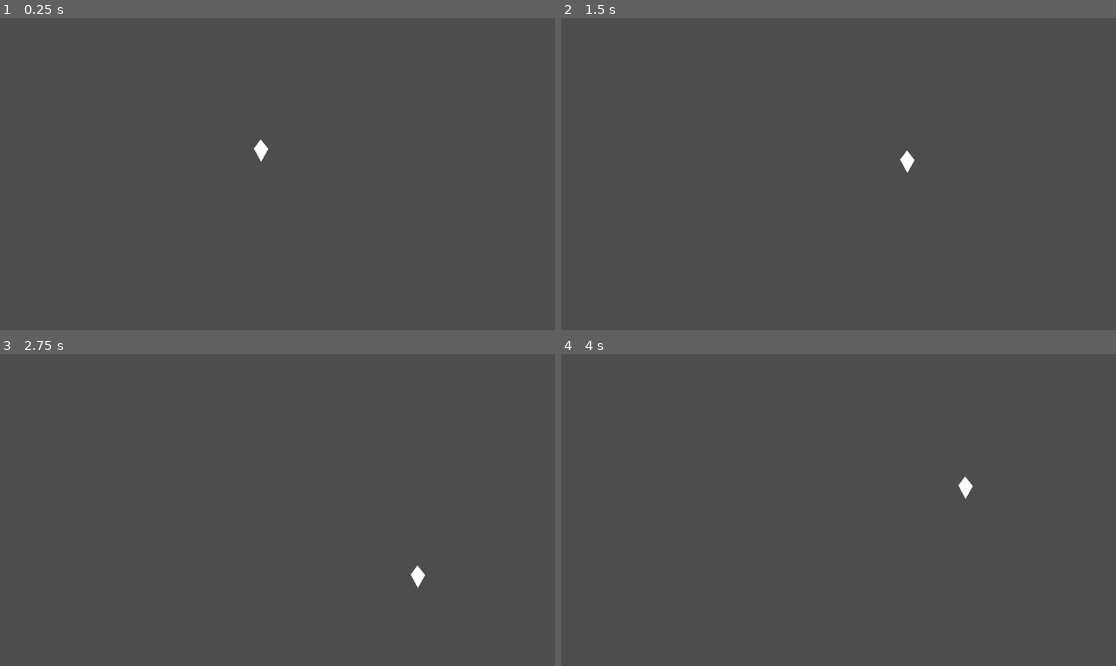
Above: before the commit, frames 1-4 (two rows, left to right).
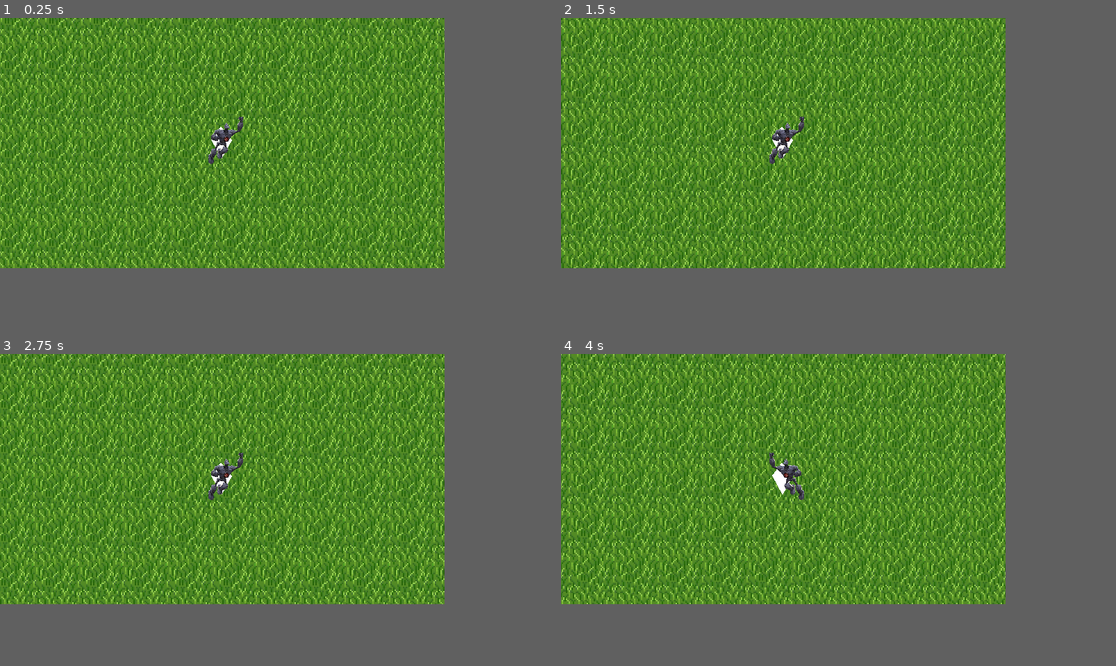
Above: after the commit, the same moments.

Repository: TNT-A/godot-baubleheads-project
Game: Godot game, scene res://testing/testing.tscn
Same seed, same stepped clock (60 frames per second), same inputs: the game is played once before the commit and once after it. Before the commit the project starts from res://testing.tscn.
Inputs:
- Up to frame 1 (0.25 s): no input
- Up to frame 2 (1.5 s): tap Enter at 0.5 s; hold D (Move_Right) 0.53-1.28 s; hold S (Move_Down) from 1.28 s (still down)
- Up to frame 3 (2.75 s): release S (Move_Down) at 2.03 s; hold D (Move_Right) from 2.03 s (still down)
- Up to frame 4 (4 s): release D (Move_Right) at 2.78 s; hold W (Move_Up) 2.78-3.53 s; hold A (Move_Left) from 3.53 s (still down)
The window is 799x449 before the commit and 640x360 after it. Grey fills any space a smaller window leaves; there, only what the larger window draws over its background counts as a difference.

The runs differ from the first frame. In frame 1, 64% of the frame differs, in the area x 0-81%, y 0-81%; in frame 2, 64%; in frame 3, 64%; in frame 4, 64%.

Commit message:
Added horrendous placeholder art + Camera Node

Diff:
--- /dev/null
+++ b/background/background.tscn
@@ -0,0 +1,10 @@
+[gd_scene load_steps=2 format=3 uid="uid://7gtqe8n30r7v"]
+
+[ext_resource type="Texture2D" uid="uid://cxuq0bmaayu5l" path="res://background/grassPlaceholder.png" id="1_wpob2"]
+
+[node name="TextureRect" type="TextureRect"]
+offset_left = 2.0
+offset_right = 2318.0
+offset_bottom = 1211.0
+texture = ExtResource("1_wpob2")
+stretch_mode = 1
--- a/player/player.gd
+++ b/player/player.gd
@@ -21,7 +21,7 @@
 func state_transition():
 	if state == States.IDLE and check_for_input() == true:
 		state = States.WALKING
-	elif state == States.WALKING and velocity.y <= .1 and velocity.x <= .1 and check_for_input() == false:
+	elif state == States.WALKING and check_for_input() == false:
 		state = States.IDLE
 
 func check_for_input():
@@ -45,7 +45,9 @@
 	return input
 
 func reset_velocity():
-	velocity = Vector2(0,0)
+	velocity = velocity.lerp(Vector2.ZERO,deceleration)
+	move_and_slide()
+	#velocity = Vector2(0,0)
 
 func walk():
 	var direction : Vector2 = get_direction()
@@ -53,5 +55,9 @@
 		velocity = velocity.lerp(direction.normalized() * speed, acceleration)
 	else:
 		velocity = velocity.lerp(Vector2.ZERO,deceleration)
+	if velocity.x > 0:
+		get_node("%Sprite2D").flip_h = false
+	elif velocity.x < 0:
+		get_node("%Sprite2D").flip_h = true
 	move_and_slide()
 	#print(velocity)
--- a/player/player.tscn
+++ b/player/player.tscn
@@ -1,6 +1,7 @@
-[gd_scene load_steps=3 format=3 uid="uid://coa54e45uplra"]
+[gd_scene load_steps=4 format=3 uid="uid://coa54e45uplra"]
 
 [ext_resource type="Script" path="res://player/player.gd" id="1_rjkni"]
+[ext_resource type="Texture2D" uid="uid://dpnpiecti5fve" path="res://player/ironGiantPlaceholder.webp" id="2_orcq5"]
 
 [sub_resource type="CapsuleShape2D" id="CapsuleShape2D_idmmv"]
 radius = 13.0
@@ -16,3 +17,11 @@
 
 [node name="Polygon2D" type="Polygon2D" parent="."]
 polygon = PackedVector2Array(-2, -24, 14, -4, -1, 23, -16, -5)
+
+[node name="Sprite2D" type="Sprite2D" parent="."]
+unique_name_in_owner = true
+position = Vector2(4.99999, -4.00002)
+scale = Vector2(0.0164494, 0.0180545)
+texture = ExtResource("2_orcq5")
+
+[node name="Camera2D" type="Camera2D" parent="."]
--- a/project.godot
+++ b/project.godot
@@ -11,9 +11,15 @@
 [application]
 
 config/name="Baubleheads"
-run/main_scene="res://testing.tscn"
+run/main_scene="res://testing/testing.tscn"
 config/features=PackedStringArray("4.3", "GL Compatibility")
 config/icon="res://icon.svg"
+
+[display]
+
+window/size/viewport_width=640
+window/size/viewport_height=360
+window/stretch/mode="canvas_items"
 
 [input]
 
--- a/testing.tscn
+++ /dev/null
@@ -1,7 +0,0 @@
-[gd_scene load_steps=2 format=3 uid="uid://bq2kc2kmqxae0"]
-
-[ext_resource type="PackedScene" uid="uid://coa54e45uplra" path="res://player/player.tscn" id="1_dcr51"]
-
-[node name="Node2D" type="Node2D"]
-
-[node name="PlayerBody" parent="." instance=ExtResource("1_dcr51")]
--- /dev/null
+++ b/testing/testing.tscn
@@ -0,0 +1,11 @@
+[gd_scene load_steps=3 format=3 uid="uid://bq2kc2kmqxae0"]
+
+[ext_resource type="PackedScene" uid="uid://coa54e45uplra" path="res://player/player.tscn" id="1_hmpim"]
+[ext_resource type="PackedScene" uid="uid://7gtqe8n30r7v" path="res://background/background.tscn" id="2_y1d6g"]
+
+[node name="Node2D" type="Node2D"]
+
+[node name="PlayerBody" parent="." instance=ExtResource("1_hmpim")]
+
+[node name="TextureRect" parent="." instance=ExtResource("2_y1d6g")]
+z_index = -5
Binary file added: background/grassPlaceholder.png
Not shown, added: background/grassPlaceholder.png.import
Binary file added: pikminPlaceholder.webp
Not shown, added: pikminPlaceholder.webp.import
Binary file added: player/ironGiantPlaceholder.webp
Not shown, added: player/ironGiantPlaceholder.webp.import
